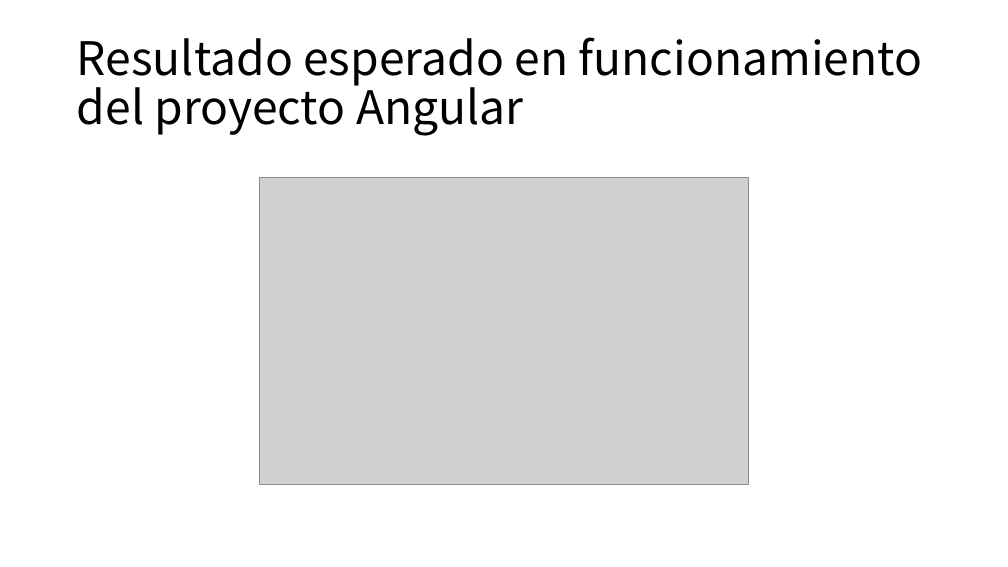
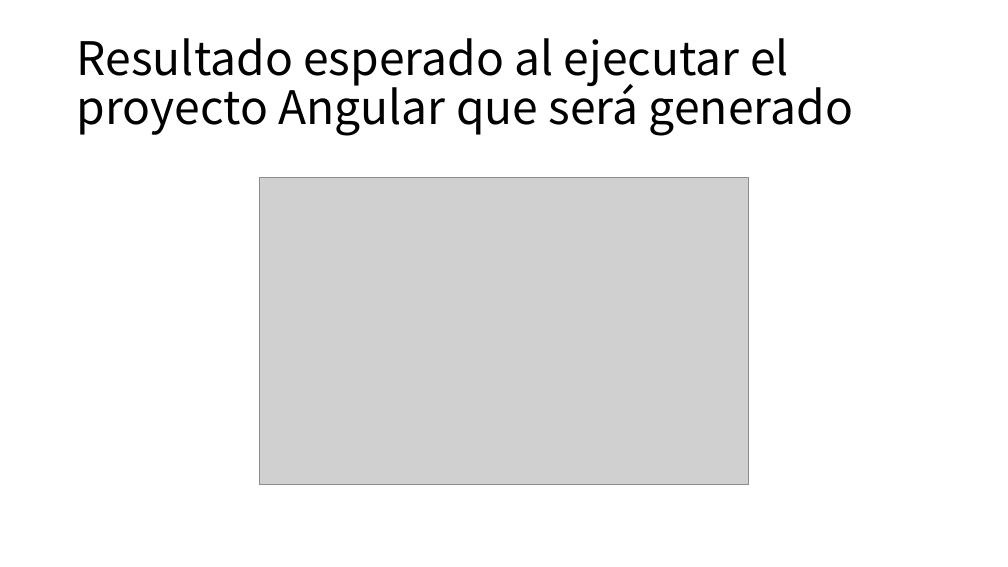
Before and after one commit to cedececa/tfg-model-2-web, a slide deck: slide 10 of planning-and-logs/T2A-v0.002.pptx. Drawn at 1008x567 pixels with LibreOffice and Linux fonts; fonts in the diff are those of the drawing; grey boxes stand for pictures. Boxes give left, top, right and bottom in pixels: in the first picture for what was removed or moved away, otherwise in the second. Text is boxed around its words. In the diff, an @@ line names an element or a change of style, - is before the commit and + after.

```diff
--- a/planning-and-logs/T2A-v0.002.pptx
+++ b/planning-and-logs/T2A-v0.002.pptx
@@ title at box(77, 38, 853, 136): text changed @@
-Resultado esperado en funcionamiento del proyecto Angular
+Resultado esperado al ejecutar el proyecto Angular que será generado
```
Also in this commit, not shown: 5 other files.
